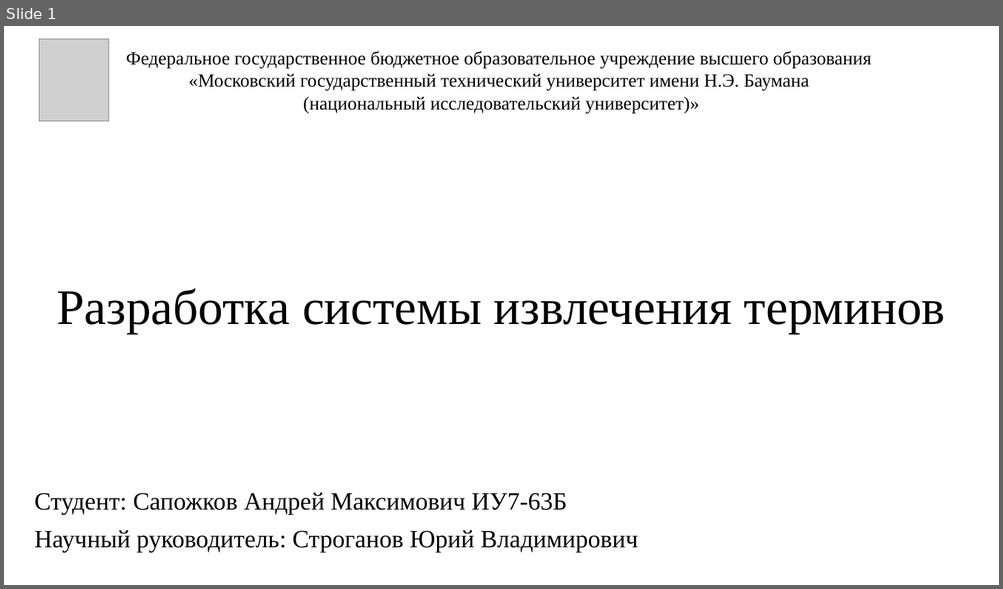
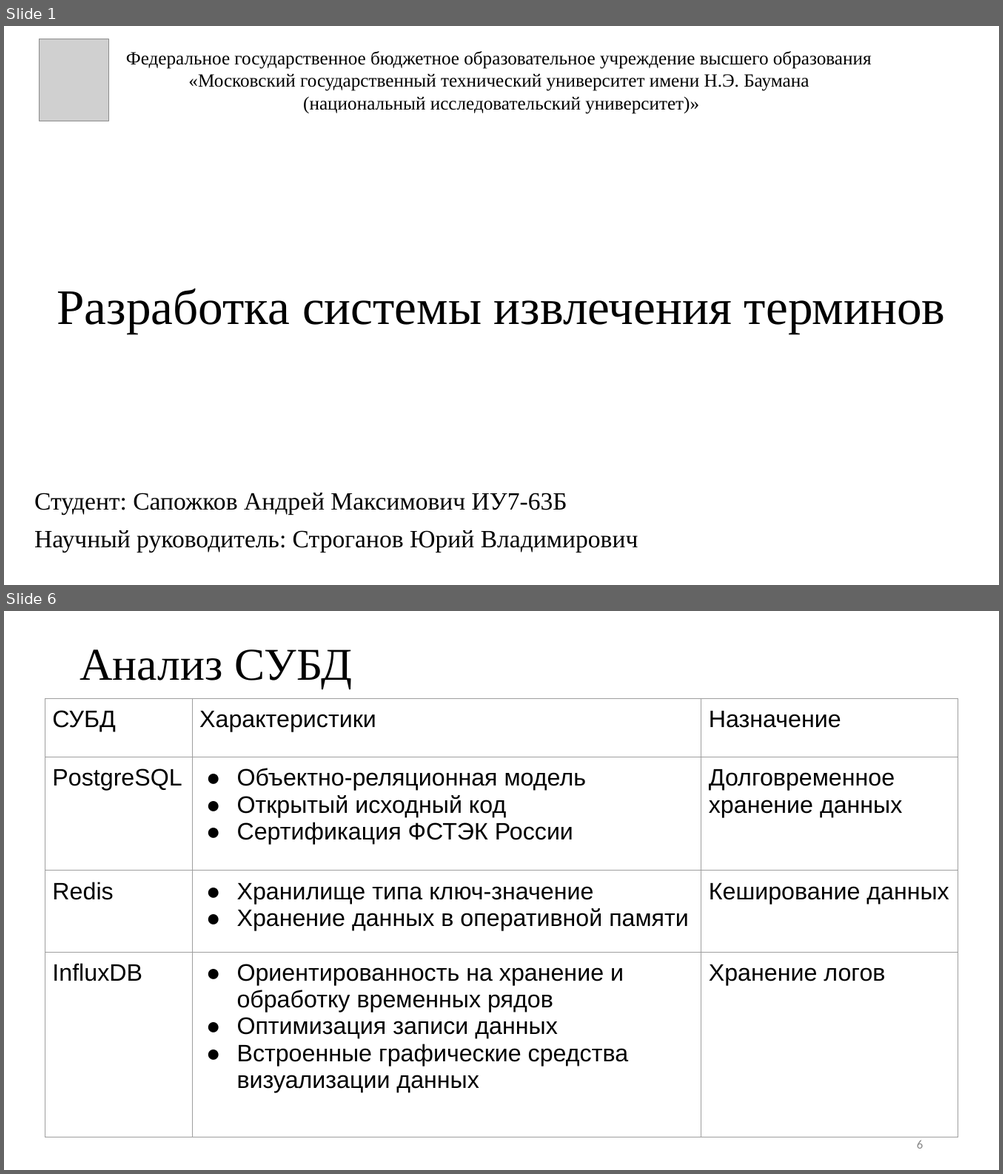
Before and after one commit to Inspirate789/Thermy-backend, a slide deck: docs/presentation/databases/presentation.pptx. Shown one above the other, each under a label of ours: slide 1 before the commit, slides 1 and 6 after it; the slides between them are not shown. The pictures are 1003x589 and 1003x1174 pixels, drawn with LibreOffice and Linux fonts; fonts in the diff are those of the drawing; grey boxes stand for pictures. Boxes give left, top, right and bottom in pixels: in the first picture for what was removed or moved away, otherwise in the second. Text is boxed around its words. In the diff, an @@ line names an element or a change of style, - is before the commit and + after.

```diff
--- a/docs/presentation/databases/presentation.pptx
+++ b/docs/presentation/databases/presentation.pptx
@@ slide 6 added at box(4, 611, 999, 1170), background #FFFFFF @@
@@ title added at box(79, 649, 352, 688), 44 pt, text #000000 @@
+Анализ СУБД
@@ table added at box(45, 698, 958, 1096), 4 rows, 3 columns @@
+СУБД | Характеристики | Назначение
+PostgreSQL | Объектно-реляционная модель / Открытый исходный код / Сертификация ФСТЭК России | Долговременное хранение данных
+Redis | Хранилище типа ключ-значение / Хранение данных в оперативной памяти | Кеширование данных
+InfluxDB | Ориентированность на хранение и обработку временных рядов / Оптимизация записи данных / Встроенные графические средства визуализации данных | Хранение логов
@@ page number added at box(916, 1140, 922, 1149), 12 pt, text #888888 @@
+6
```
Also in this commit, not shown: 10 slides changed, 1 other slide added, 2 slides removed, 9 other files.
